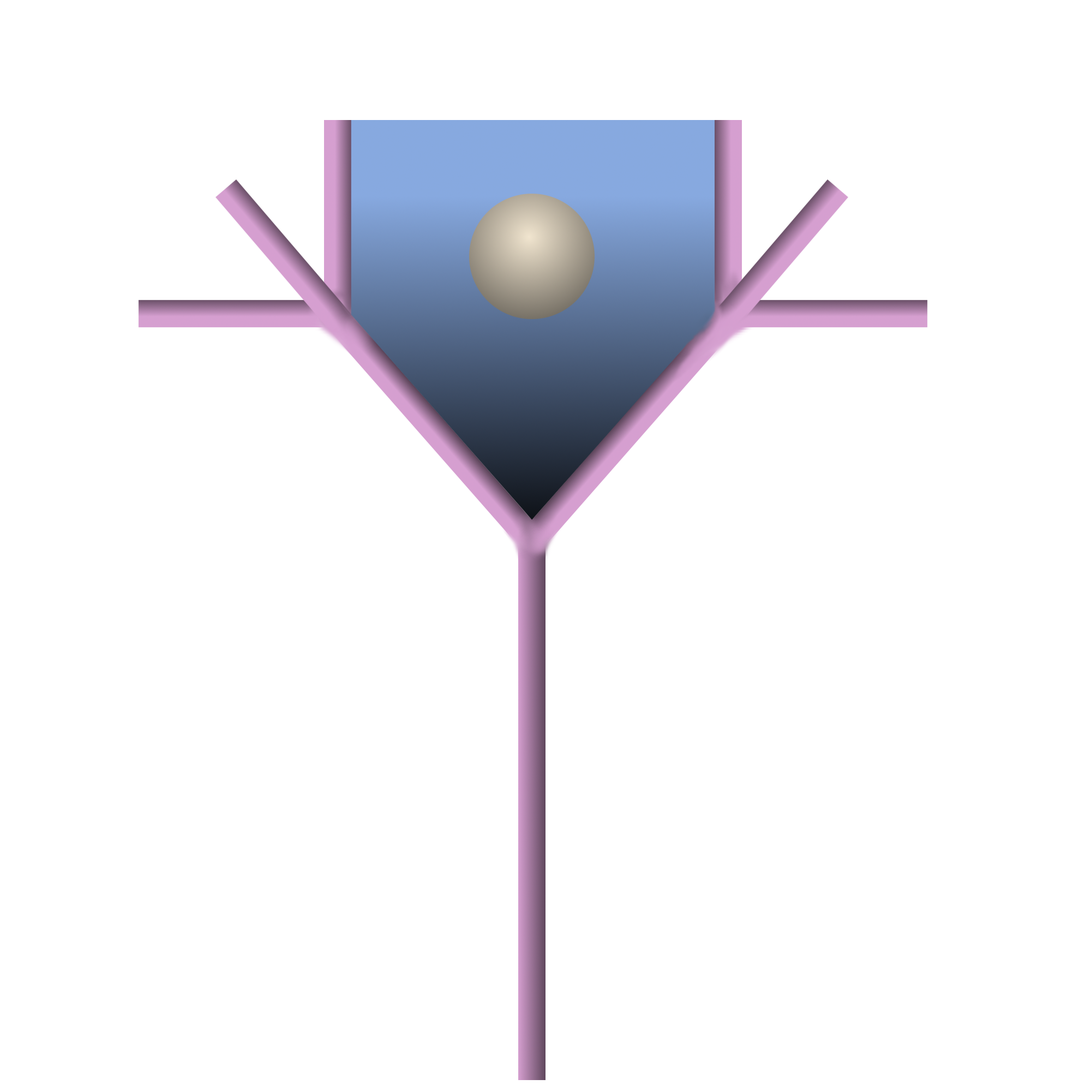
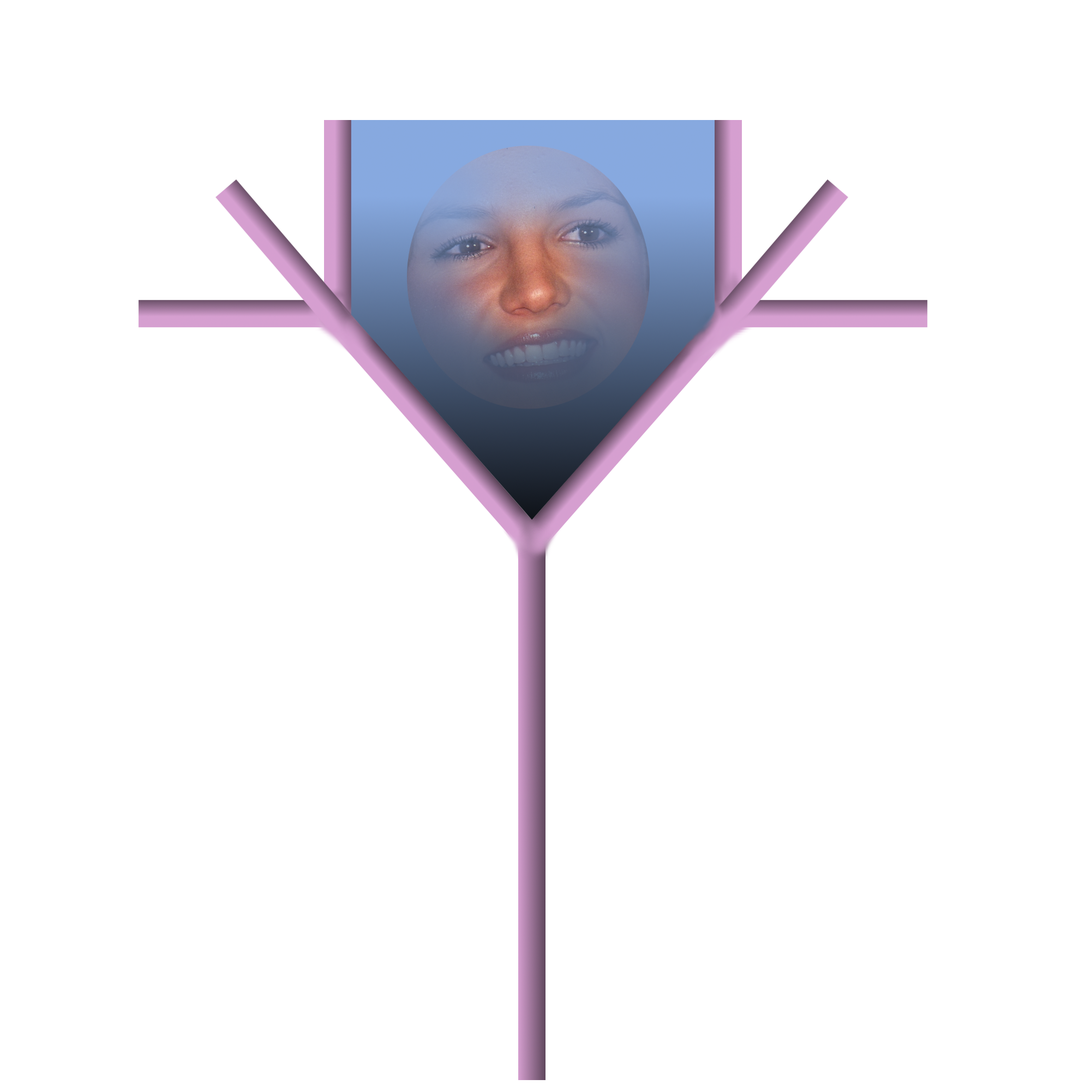
The second 1091px x 1091px image is a revision of the first. Changes to its layers:
painted on "Detail" over [407, 145, 650, 410]
